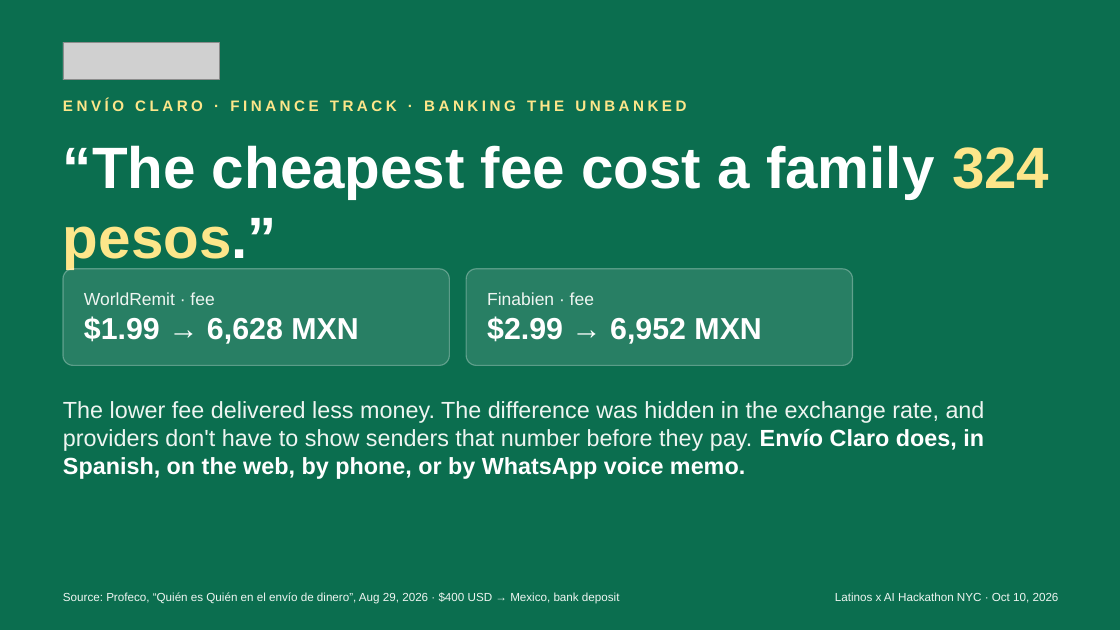
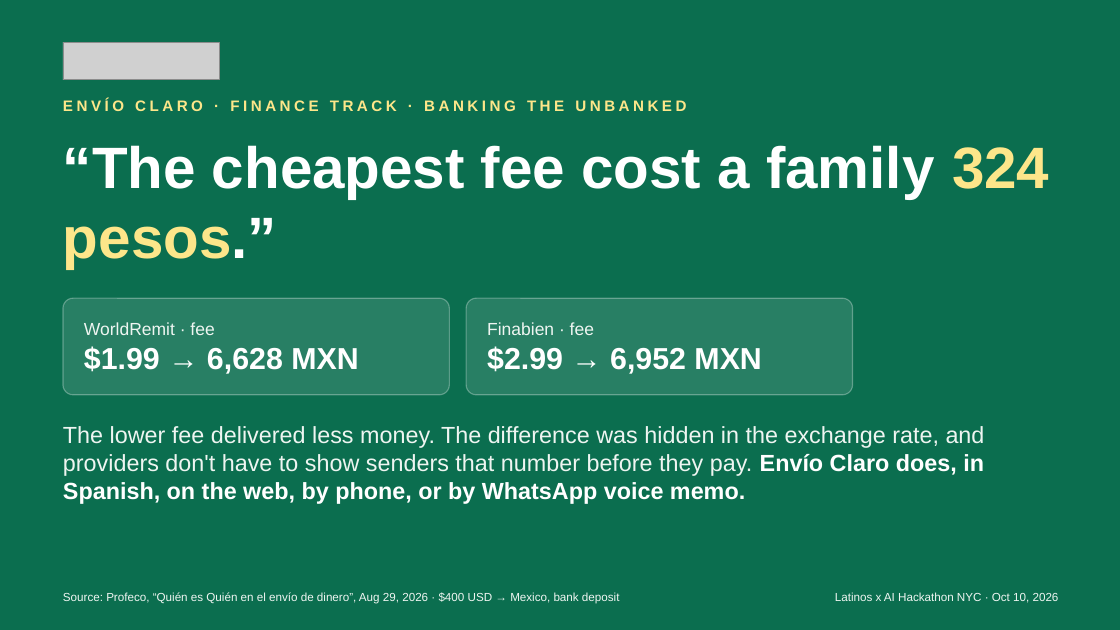
Before and after one commit to carltonking/envio-claro, a slide deck: slide 1 of docs/Envio-Claro-Deck.pptx. Drawn at 1120x630 pixels with LibreOffice and Linux fonts; fonts in the diff are those of the drawing; grey boxes stand for pictures. Boxes give left, top, right and bottom in pixels: in the first picture for what was removed or moved away, otherwise in the second. Text is boxed around its words. In the diff, an @@ line names an element or a change of style, - is before the commit and + after.

```diff
--- a/docs/Envio-Claro-Deck.pptx
+++ b/docs/Envio-Claro-Deck.pptx
@@ 2 texts, 2 rounded rectangles: place and size @@
-2 texts, 2 rounded rectangles at bbox=[63, 269, 853, 365]
+2 texts, 2 rounded rectangles at bbox=[63, 298, 853, 395]
@@ text "The lower fee delivered less ...": place and size @@
-text "The lower fee delivered less ..." at bbox=[63, 401, 985, 479]
+text "The lower fee delivered less ..." at bbox=[63, 426, 985, 504]
```
